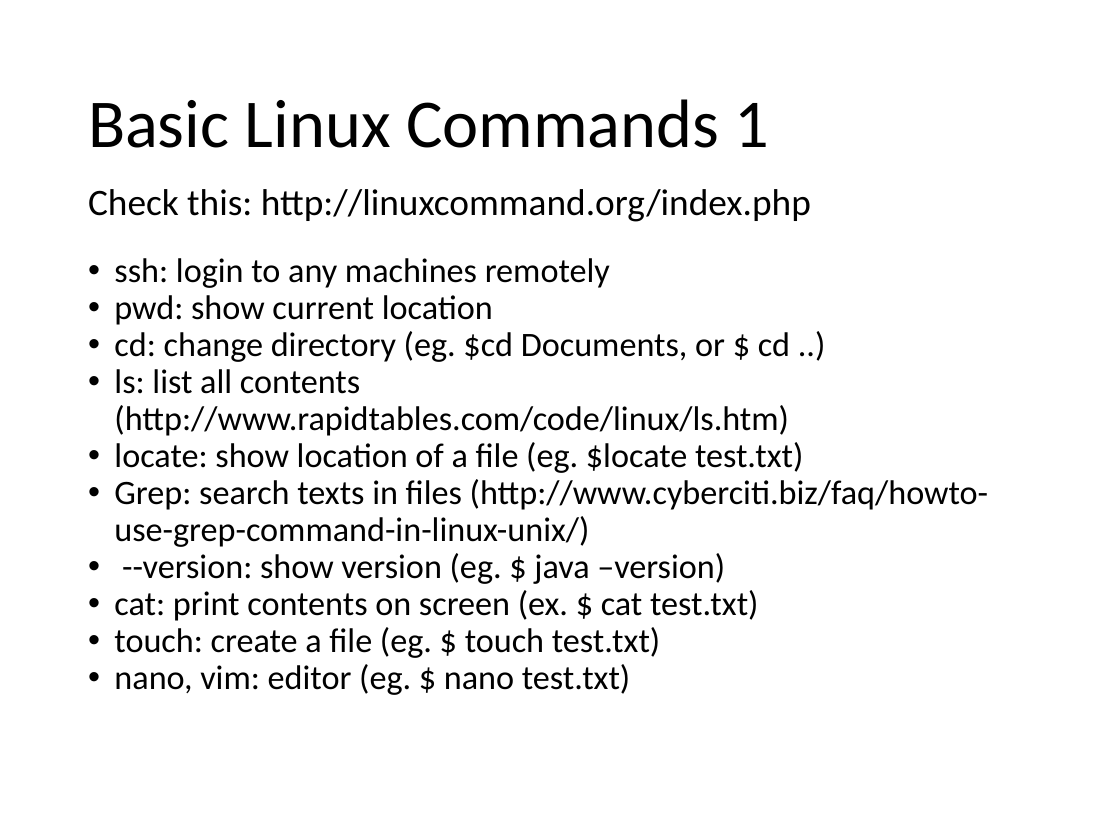
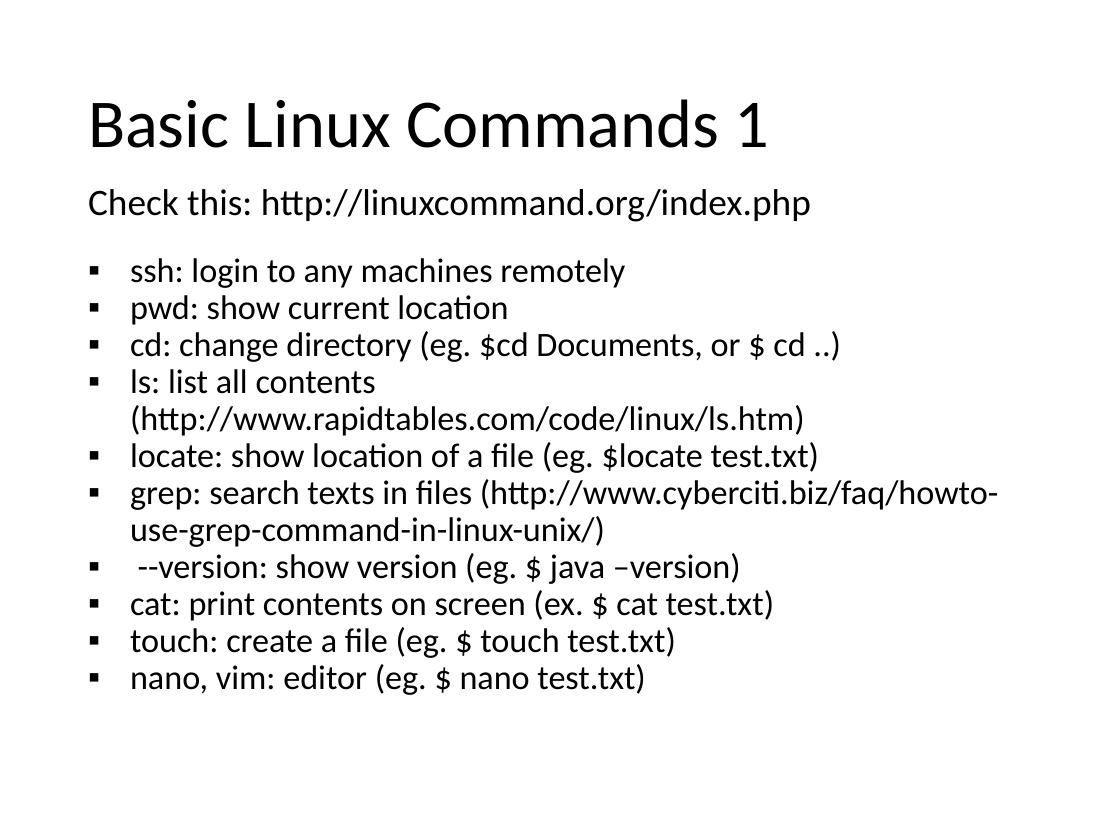
Before and after one commit to USMC1941/CS211-Rutgers, a slide deck: slide 7 of Recitations/Abu Shoeb/1- Abu Shoeb.pptx. Drawn at 1120x840 pixels with LibreOffice and Linux fonts; fonts in the diff are those of the drawing. Boxes give left, top, right and bottom in pixels: in the first picture for what was removed or moved away, otherwise in the second. Text is boxed around its words. In the diff, an @@ line names an element or a change of style, - is before the commit and + after.

```diff
--- a/Recitations/Abu Shoeb/1- Abu Shoeb.pptx
+++ b/Recitations/Abu Shoeb/1- Abu Shoeb.pptx
@@ text at (x1=130, y1=258, x2=819, y2=695): bullet • to ▪ @@
@@ text at (x1=130, y1=479, x2=998, y2=547): text changed @@
-• Grep: search texts in files (http://www.cyberciti.biz/faq/howto-use-grep-command-in-linux-unix/)
+▪ grep: search texts in files (http://www.cyberciti.biz/faq/howto-use-grep-command-in-linux-unix/)
```
Also in this commit, not shown: 6 other slides changed, 9 other files.
